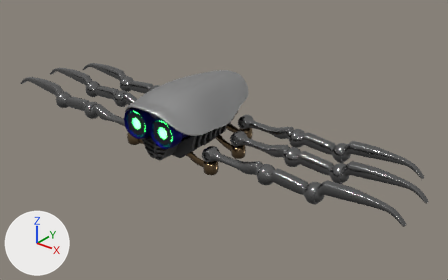
Before and after pictures for a commit that changed the glTF model glb/aranha_pernalonga.glb.
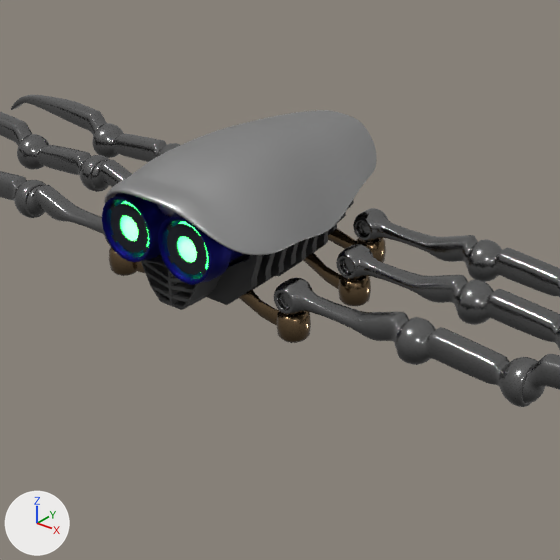
Each version is shown whole from a 50 mm lens placed at (20.68, -23.1, 16.0), pointed at (1.83, 0.46, 1.39), then close up on the part from 17% to 74% of the width and 7% to 98% of the height. Every picture has the same lights, and +X, +Y and +Z are marked at lower left. The first two pictures are the older version. Vertices at exactly the same position are counted once.

The first close-up shows 'Arainha_Pernas_longo_div:Layer1', 'Arainha_Pernas_longo_div:Layer2_(1)', 'Arainha_Pernas_longo_div:Layer2_(2)', 'Arainha_Pernas_longo_div:Layer2_(3)', 'Arainha_Pernas_longo_div:Layer2_(4)', 'Arainha_Pernas_longo_div:Layer3_(1)', 'Arainha_Pernas_longo_div:Layer3_(2)', 'Arainha_Pernas_longo_div:Layer3_(3)', 'Arainha_Pernas_longo_div:Layer3_(5)', 'Arainha_Pernas_longo_div:Layer3_(6)', 'Arainha_Pernas_longo_div:Layer4_(1)', 'Arainha_Pernas_longo_div:Layer4_(6)' and 3 more.
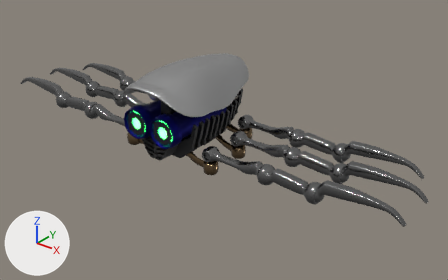
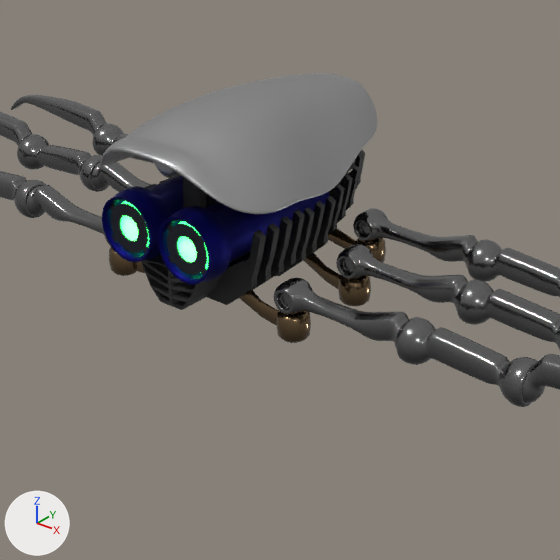
The newer file adds a shape key; the second version is drawn at full value of the shape key 'CARAPACA' of 'Arainha_Pernas_longo_div:Layer1', and the change is written as the vertex moves it makes.

The change, as a list of edits to the scene's bpy script:
```text
Change me_mesh:
    used by ob_arainha_pernas_longo_div_layer1; parent = ob_basegeral; location = (0.0, 102.4, 0.0)
    remove me_mesh.from_pydata(...)  # 11338 vertices, 22548 faces; spans x -317.0..317.0, y -35.0..354.0, z -378.0..363.0
    add me_mesh.from_pydata(...)  # 11338 vertices, 22548 faces; spans x -317.0..317.0, y -35.0..454.0, z -378.0..363.0
    me_mesh part 1: the loose piece of 3522 vertices spanning x -248.0..248.0, y 143.0..354.0, z -367.0..363.0 is moved by (0.0, 100.0, 0.0)
    me_mesh part 2: 72 of the vertices in x -20.0..20.0, y 248.0..284.0, z -329.0..211.0 are moved by (0.0, 100.0, 0.0)
```

Pixel boxes (x1, y1, x2, y2) of what changed, in the close-ups (560 x 560 px; the box of a moved part takes in the faces that stretch with it):
'Arainha_Pernas_longo_div:Layer1', reshaped (16% taller): before (102, 110, 386, 343); after (101, 73, 386, 343)
part 1 of me_mesh, moved or reshaped: before (104, 110, 377, 255); after (101, 83, 377, 214)
part 2 of me_mesh, moved or reshaped (not visible before): after (183, 177, 218, 209)
'Arainha_Pernas_longo_div:Layer3_(6)', unchanged, covered by the edit: before (92, 123, 180, 162); after (92, 123, 175, 179)
